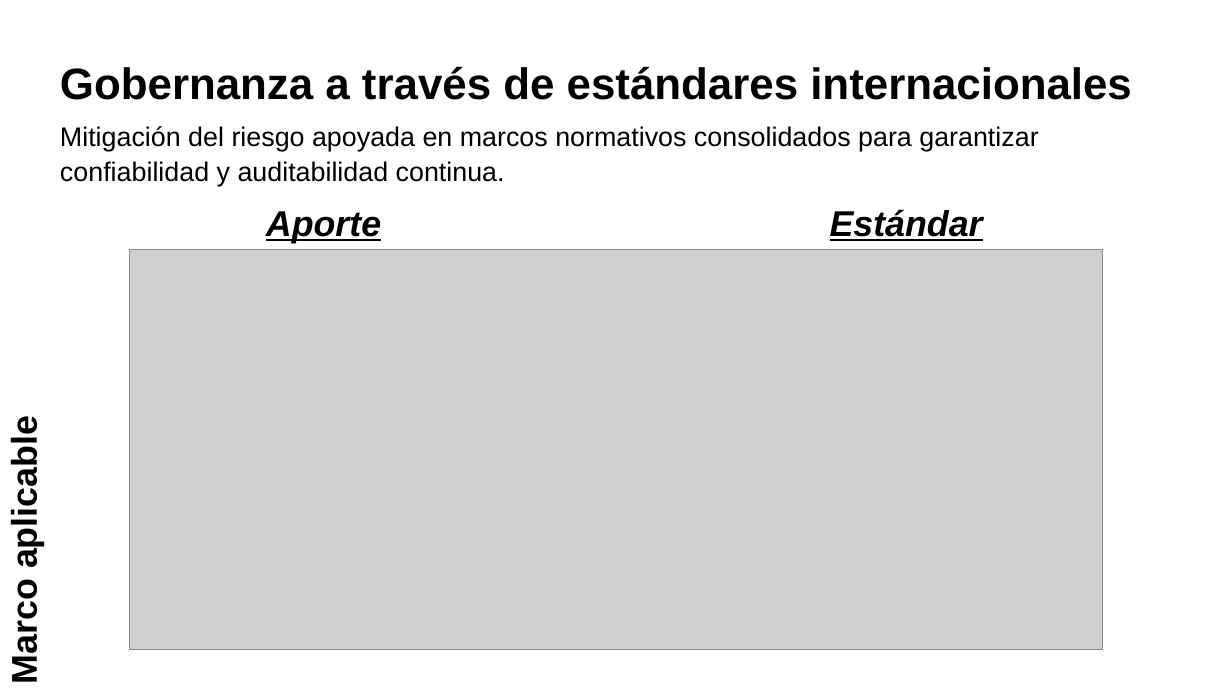
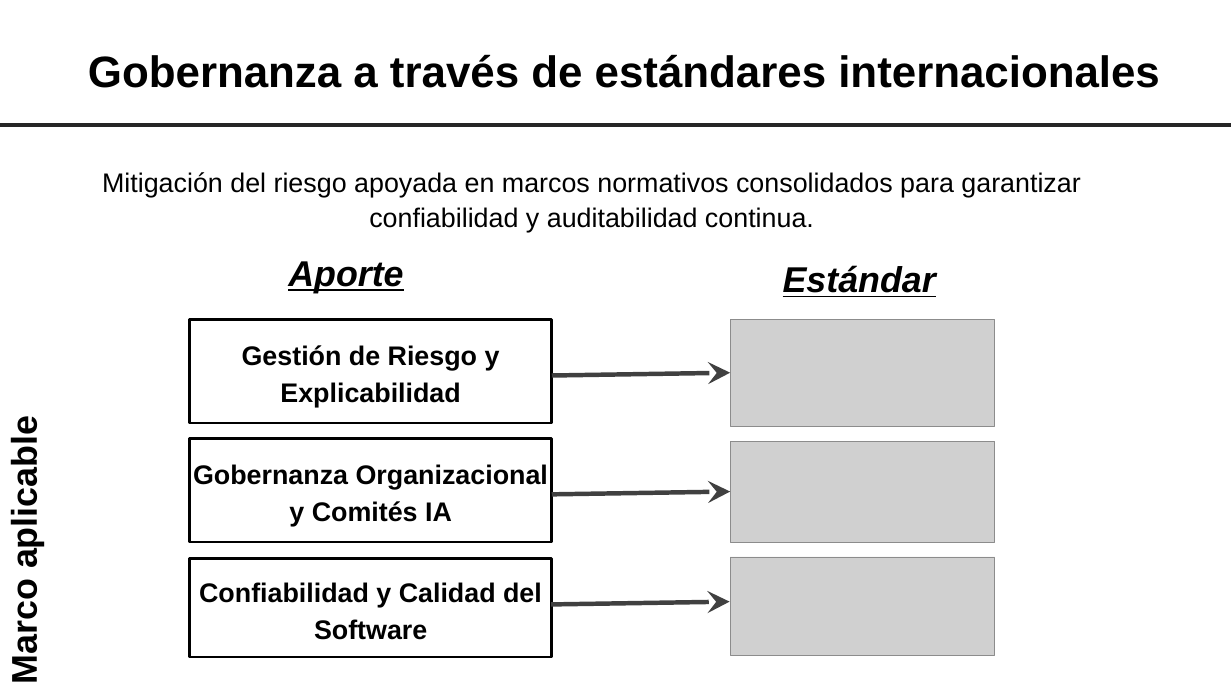
Before and after one commit to DCC-M10/qa-doctorado-2026-equipo1, a slide deck: slide 10 of final/Equipo 1 - IA para análisis de fallos y calidad operativa.pptx. Drawn at 1232x688 pixels with LibreOffice and Linux fonts; fonts in the diff are those of the drawing; grey boxes stand for pictures; background and template pictures are left out. Boxes give left, top, right and bottom in pixels: in the first picture for what was removed or moved away, otherwise in the second. Text is boxed around its words. In the diff, an @@ line names an element or a change of style, - is before the commit and + after.

```diff
--- a/final/Equipo 1 - IA para análisis de fallos y calidad operativa.pptx
+++ b/final/Equipo 1 - IA para análisis de fallos y calidad operativa.pptx
@@ text "Gobernanza a través de estándares ...": place and size @@
-text "Gobernanza a través de estándares ..." at [60,66,1132,187]
+text "Gobernanza a través de estándares ..." at [88,54,1160,88]
@@ text "Gobernanza a través de estándares ..." at [88,54,1160,88]: alignment left to centre @@
@@ line added from (0, 124) to (1231, 124), #262626 4.5 pt @@
@@ text at [60,126,1038,187]: paragraph removed @@
-Mitigación del riesgo apoyada en marcos normativos consolidados para garantizar confiabilidad y auditabilidad continua.
@@ text added at [102,172,1080,232], 30 pt, text #000000 @@
+Mitigación del riesgo apoyada en marcos normativos consolidados para garantizar confiabilidad y auditabilidad continua.
@@ picture removed at [129,249,1102,649] @@
@@ text "Aporte": place and size @@
-text "Aporte" at [266,211,381,243]
+text "Aporte" at [288,261,403,293]
@@ text "Estándar": place and size @@
-text "Estándar" at [830,209,983,241]
+text "Estándar" at [783,265,936,297]
@@ rectangle added at [190,319,552,423], fill #FFFFFF, outline #000000 3 pt, 30 pt, text #000000, bold @@
+Gestión de Riesgo y Explicabilidad
@@ picture added at [730,319,995,426] @@
@@ arrow added from (552, 375) to (730, 373), #404040 5 pt @@
@@ rectangle added at [190,438,552,542], fill #FFFFFF, outline #000000 3 pt, 30 pt, text #000000, bold @@
+Gobernanza Organizacional y Comités IA
@@ picture added at [730,441,995,542] @@
@@ arrow added from (552, 494) to (730, 491), #404040 5 pt @@
@@ rectangle added at [190,558,552,656], fill #FFFFFF, outline #000000 3 pt, 30 pt, text #000000, bold @@
+Confiabilidad y Calidad del Software
@@ picture added at [730,556,995,654] @@
@@ arrow added from (551, 604) to (730, 601), #404040 5 pt @@
```
Also in this commit, not shown: 6 other slides changed.
